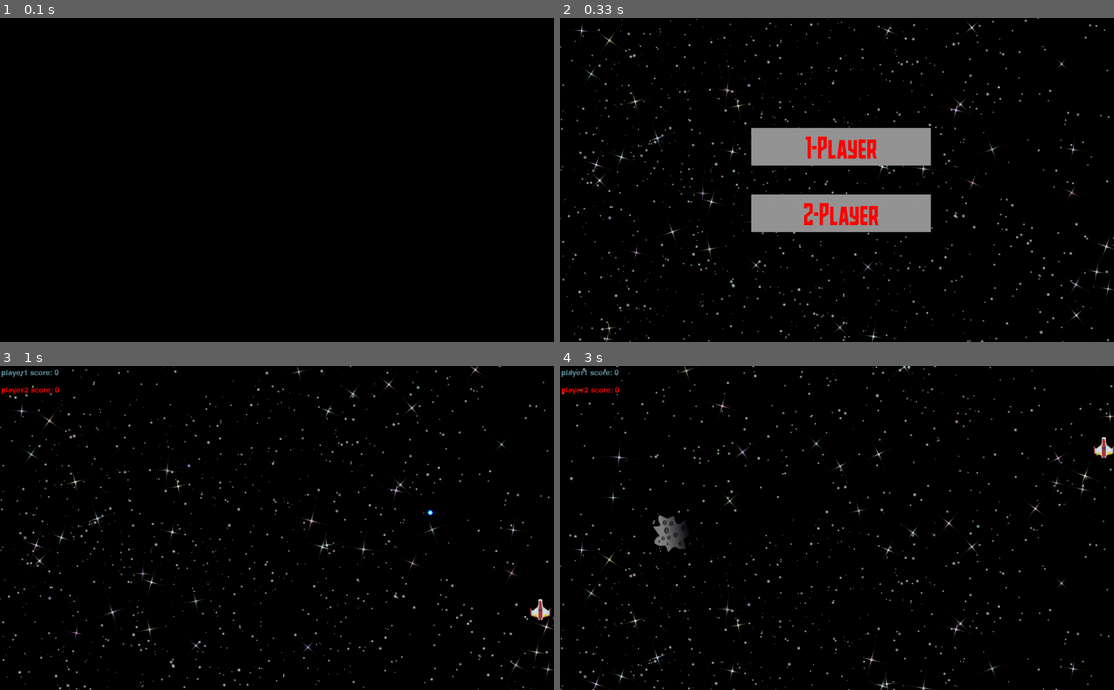
Above: before the commit, frames 1-4 (two rows, left to right).
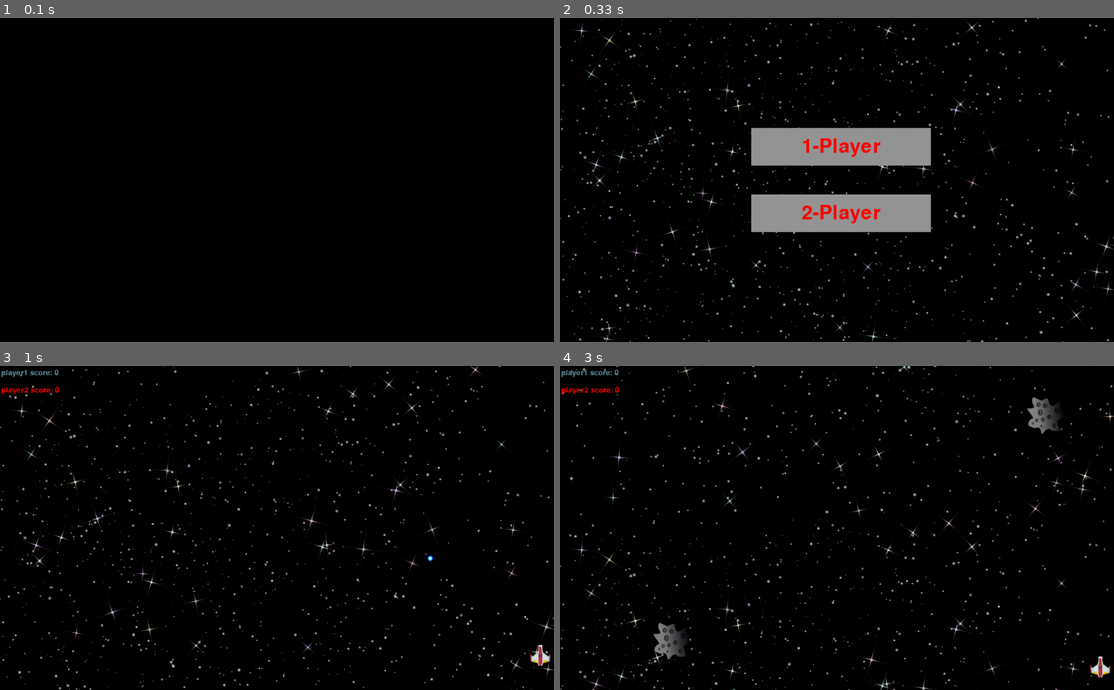
Above: after the commit, the same moments.

Repository: JunhongChen666/pygame-collection
Game: pygame game, started from star war/modules/game.py
The game is run twice, just before and just after one commit, with the same random seed, the same clock (stepped at 60 frames per second) and the same inputs.
Inputs (mouse positions are in pixels of both pictures, inside the frame that each line leads up to):
- Up to frame 1 (0.1 s): no input
- Up to frame 2 (0.33 s): no input
- Up to frame 3 (1 s): click "1-Player" at 0.43 s; hold L from 0.67 s (still down); hold Right from 0.67 s (still down); move the mouse to (254, 540) at 0.7 s
- Up to frame 4 (3 s): release L at 1.13 s; release Right at 1.13 s; hold L 1.17-1.63 s; hold Right 1.17-1.63 s; hold Up 2.17-2.63 s

Frame 1 is identical in both runs. In frame 2, 1.0% of the frame differs, in the area x 43-58%, y 36-64%; in frame 3, 0.3%; in frame 4, 1.6%, in the area x 16-100%, y 9-97%.

Commit message:
updated and optimized star war

Diff:
--- a/star war/modules/config.py
+++ b/star war/modules/config.py
@@ -4,7 +4,8 @@
 
 SCREENSIZE = (956, 560)
 
-FONTPATH = os.path.join(os.getcwd(), 'resources/font/font.ttf')
+FONTPATH=None
+# FONTPATH = os.path.join(os.getcwd(), 'resources/font/font.ttf')
 
 IMAGEPATHS = {
     'asteroid': os.path.join(os.getcwd(), 'resources/images/asteroid.png'),
--- a/star war/modules/game.py
+++ b/star war/modules/game.py
@@ -1,44 +1,32 @@
 import config as cfg
 import pygame
 import sys
-from interfaces import show_end_interface, show_start_interface, draw_score
-from modules import Ship, Bullet, Asteroid
+from interfaces import *
+from modules import *
 
 
-def show_game_interface(screen, cfg, num_player):
+def show_game_interface(screen, game, num_player):
     # import back_ground image
     BG_IMG = pygame.image.load(cfg.IMAGEPATHS['seamless_space']).convert()
-    BULLET_IMG = pygame.image.load(cfg.IMAGEPATHS['bullet']).convert_alpha()
-    BULLET_IMG = pygame.transform.scale(BULLET_IMG, (10, 10))
-    RED_SHIP_IMG = pygame.image.load(cfg.IMAGEPATHS['red_ship']).convert_alpha()
-    RED_SHIP_IMG = pygame.transform.scale(RED_SHIP_IMG, (36, 36))
-    BLUE_SHIP_IMG = pygame.image.load(cfg.IMAGEPATHS['blue_ship']).convert_alpha()
-    BLUE_SHIP_IMG = pygame.transform.scale(BLUE_SHIP_IMG, (36, 36))
-    EXPLODE_IMG = pygame.image.load(cfg.IMAGEPATHS['ship_exploded']).convert_alpha()
     ASTEROID_IMG = pygame.image.load(cfg.IMAGEPATHS['asteroid']).convert_alpha()
 
     # define sprite groups
-    player_group = pygame.sprite.Group()
+    player_group = game.setupPlayerGroup(num_player)
     bullet_group = pygame.sprite.Group()
     asteroid_group = pygame.sprite.Group()
-
-    # initialize spaceship
-    player_group.add(Ship(RED_SHIP_IMG, EXPLODE_IMG, 1, BULLET_IMG))
-    if num_player == 2:
-        player_group.add(Ship(BLUE_SHIP_IMG, EXPLODE_IMG, 2, BULLET_IMG))
+    spawn_asteroid = pygame.USEREVENT+1
+    pygame.time.set_timer(spawn_asteroid, 1000)
 
     bg_move_dis = 0
 
-    #time interval for getnerating asteroids
-    asteroid_ticks = 90
-
     score_1 = 0
     score_2 = 0
-    # while loop
+
     clock = pygame.time.Clock()
     running = True
     while running:
         clock.tick(60)
+        #background image animation
         screen.blit(BG_IMG, (0, -BG_IMG.get_rect().height + bg_move_dis))
         screen.blit(BG_IMG, (0, bg_move_dis))
         bg_move_dis = (bg_move_dis + 2) % BG_IMG.get_rect().height
@@ -49,33 +37,38 @@
                 pygame.quit()
                 # terminate the program immediately
                 sys.exit()
+            if event.type == spawn_asteroid:
+                asteroid_group.add(Asteroid(ASTEROID_IMG))
 
         # detect player actions
         keys = pygame.key.get_pressed()
-        for idx, player in enumerate(player_group):
-            if idx==0:
+        for player in player_group:
+            if player.player_id==1:
                 if keys[pygame.K_RIGHT]:
-                    player.move("RIGHT")
+                    player.changeDirection([1, 0])
                 if keys[pygame.K_LEFT]:
-                    player.move("LEFT")
+                    player.changeDirection([-1, 0])
                 if keys[pygame.K_UP]:
-                    player.move("UP")
+                    player.changeDirection([0, 1])
                 if keys[pygame.K_DOWN]:
-                    player.move("DOWN")
+                    player.changeDirection([0, -1])
+                player.move()
+                player.changeDirection([0, 0])
                 if keys[pygame.K_l] and player.cooling_time==0:
                     bullet = player.shot()
                     bullet_group.add(bullet)
                     player.cooling_time = 20
-
-            if idx==1:
+            if player.player_id==2:
                 if keys[pygame.K_d]:
-                    player.move("RIGHT")
+                    player.changeDirection([1, 0])
                 if keys[pygame.K_a]:
-                    player.move("LEFT")
+                    player.changeDirection([-1, 0])
                 if keys[pygame.K_w]:
-                    player.move("UP")
+                    player.changeDirection([0, 1])
                 if keys[pygame.K_s]:
-                    player.move("DOWN")
+                    player.changeDirection([0, -1])
+                player.move()
+                player.changeDirection([0, 0])
                 if keys[pygame.K_SPACE] and player.cooling_time==0:
                     bullet = player.shot()
                     bullet_group.add(bullet)
@@ -89,7 +82,6 @@
             if pygame.sprite.spritecollide(player, asteroid_group, True, None):
                 player.explode_step =1
             elif player.explode_step > 0:
-
                 if player.explode_step <= 3:
                     player.explode(screen)
                 else:
@@ -112,11 +104,6 @@
             bullet.draw(screen)
 
         #deal with asteriods
-        if asteroid_ticks==0:
-            asteroid_group.add(Asteroid(ASTEROID_IMG))
-            asteroid_ticks = 90
-        else:
-            asteroid_ticks -=1
         for asteroid in asteroid_group:
             asteroid.move()
             asteroid.draw(screen)
@@ -125,21 +112,22 @@
         draw_score(screen, score_1, score_2)
         pygame.display.update()
 
-
 def main():
     pygame.init()
     screen = pygame.display.set_mode(cfg.SCREENSIZE)
     pygame.display.set_caption("star war")
-    num_player = show_start_interface(screen, )
-    print("num_player", 2)
+    num_player = show_start_interface(screen)
+    game = Game()
     running = True
     while running:
         if num_player == 1:
-            show_game_interface(screen, cfg, num_player)
+            show_game_interface(screen, game, num_player)
         elif num_player == 2:
-            show_game_interface(screen, cfg, num_player)
+            show_game_interface(screen, game, num_player)
 
-        show_end_interface(screen)
+        running = show_end_interface(screen)
+    pygame.quit()
+    sys.exit()
 
 
 if __name__ == '__main__':
--- a/star war/modules/interfaces.py
+++ b/star war/modules/interfaces.py
@@ -54,10 +54,9 @@
                 sys.exit()
             if event.type == pygame.MOUSEBUTTONDOWN:
                 if button_1.is_clicked(pygame.mouse.get_pos()):
-                    return
+                    return True
                 elif button_2.is_clicked(pygame.mouse.get_pos()):
-                    pygame.quit()
-                    sys.exit()
+                    return False
 
         pygame.display.update()
 
--- a/star war/modules/modules.py
+++ b/star war/modules/modules.py
@@ -2,6 +2,36 @@
 
 import config as cfg
 import pygame
+
+class Game:
+    def setupPlayerGroup(self, num_player):
+        BULLET_IMG = pygame.image.load(cfg.IMAGEPATHS['bullet']).convert_alpha()
+        BULLET_IMG = pygame.transform.scale(BULLET_IMG, (10, 10))
+        RED_SHIP_IMG = pygame.image.load(cfg.IMAGEPATHS['red_ship']).convert_alpha()
+        RED_SHIP_IMG = pygame.transform.scale(RED_SHIP_IMG, (36, 36))
+        BLUE_SHIP_IMG = pygame.image.load(cfg.IMAGEPATHS['blue_ship']).convert_alpha()
+        BLUE_SHIP_IMG = pygame.transform.scale(BLUE_SHIP_IMG, (36, 36))
+        EXPLODE_IMG = pygame.image.load(cfg.IMAGEPATHS['ship_exploded']).convert_alpha()
+
+        # initialize spaceship
+        player_group = pygame.sprite.Group()
+        player_group.add(Ship(RED_SHIP_IMG, EXPLODE_IMG, 1, BULLET_IMG))
+        if num_player == 2:
+            player_group.add(Ship(BLUE_SHIP_IMG, EXPLODE_IMG, 2, BULLET_IMG))
+        return player_group
+
+    def setupPlayer(self):
+        BULLET_IMG = pygame.image.load(cfg.IMAGEPATHS['bullet']).convert_alpha()
+        BULLET_IMG = pygame.transform.scale(BULLET_IMG, (10, 10))
+        RED_SHIP_IMG = pygame.image.load(cfg.IMAGEPATHS['red_ship']).convert_alpha()
+        RED_SHIP_IMG = pygame.transform.scale(RED_SHIP_IMG, (36, 36))
+        BLUE_SHIP_IMG = pygame.image.load(cfg.IMAGEPATHS['blue_ship']).convert_alpha()
+        BLUE_SHIP_IMG = pygame.transform.scale(BLUE_SHIP_IMG, (36, 36))
+        EXPLODE_IMG = pygame.image.load(cfg.IMAGEPATHS['ship_exploded']).convert_alpha()
+
+        # initialize spaceship
+        ship = Ship(RED_SHIP_IMG, EXPLODE_IMG, 1, BULLET_IMG)
+        return ship
 
 
 class Ship(pygame.sprite.Sprite):
@@ -13,9 +43,10 @@
         self.bullet_image = bullet_image
         # position
         self.rect = self.image.get_rect()
-        self.rect.center = [random.randrange(18, 938), random.randrange(18, 520)]
+        self.rect.center = [random.randrange(18, 938), 500]
         #speed
-        self.speed = [10, 5]
+        self.base_speed = (10, 5)
+        self.speed = (0, 0)
         #player id
         self.player_id = id
         # shot cooldown time
@@ -27,16 +58,21 @@
         bullet = Bullet(self.bullet_image, (self.rect.centerx, self.rect.centery - 8), self.player_id)
         return bullet
 
-    def move(self, direction):
-        if direction == 'LEFT':
-            self.rect.centerx = max(self.rect.centerx - self.speed[0], 18)
-        elif direction == 'RIGHT':
-            self.rect.centerx = min(self.rect.centerx + self.speed[0], 938)
-        elif direction == 'UP':
-            self.rect.centery = max(self.rect.centery - self.speed[0], 18)
-        elif direction == 'DOWN':
-            self.rect.centery = min(self.rect.centery + self.speed[0], 520)
+    def changeDirection(self, direction):
+        self.speed = (direction[0] * self.base_speed[0], direction[1] * self.base_speed[1])
 
+    def move(self):
+
+        old_centerx = self.rect.centerx
+        old_centery = self.rect.centery
+
+        self.rect.centerx = self.rect.centerx + self.speed[0]
+        self.rect.centery = self.rect.centery + self.speed[1]
+
+        if self.rect.centerx < 18 or 938 < self.rect.centerx:
+            self.rect.centerx = old_centerx
+        if self.rect.centery < 18 or 520 < self.rect.centery:
+            self.rect.centery = old_centery
 
     def explode(self, screen):
         #get the portion of the image
Binary file removed: star war/resources/font/font.ttf
Binary file removed: star war/resources/images/bg_big.png
Binary file removed: star war/resources/images/laserBlue08.png
Binary file removed: star war/resources/images/laserBlue16.png
Binary file removed: star war/resources/images/ship.png
